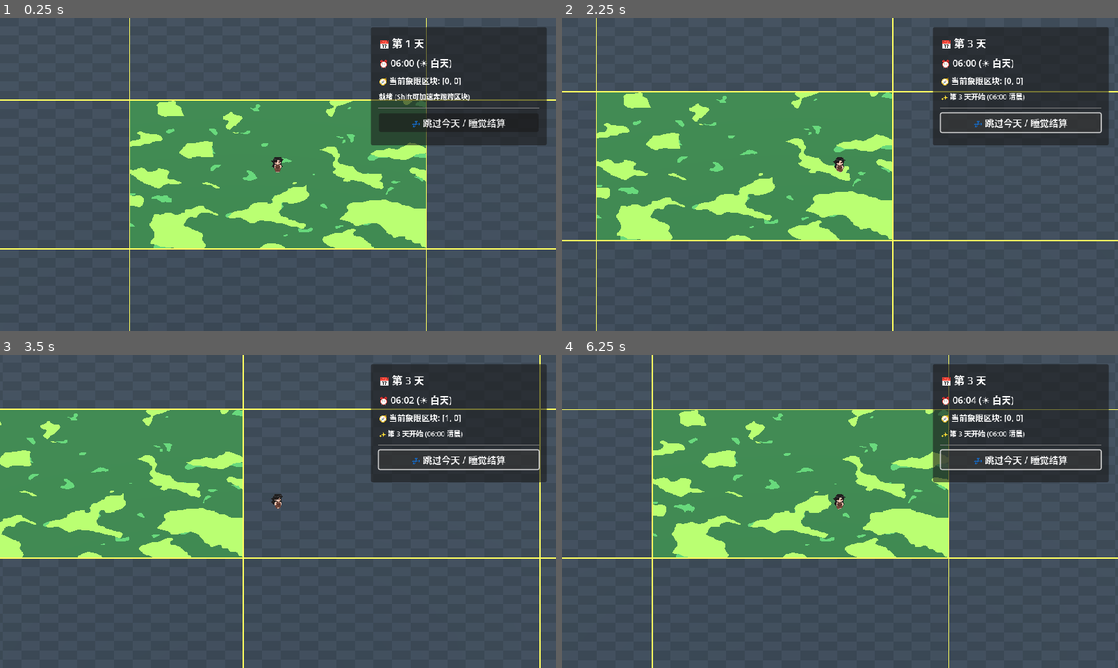
Above: before the commit, frames 1-4 (two rows, left to right).
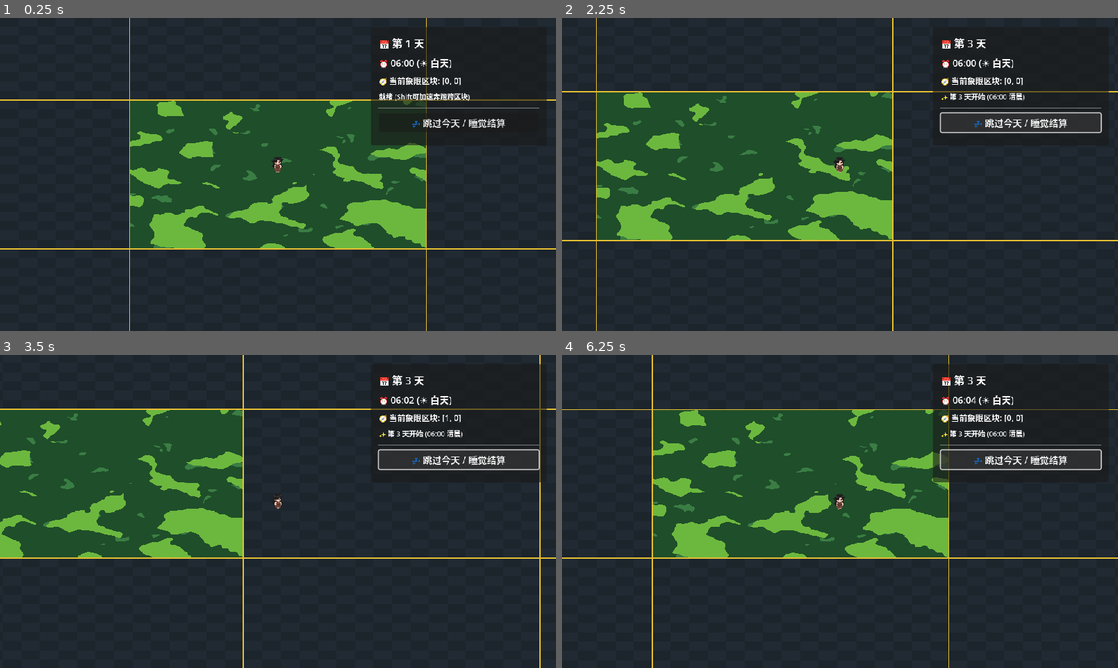
Above: after the commit, the same moments.

Repository: Luo-Mio/Luv002
Game: Godot game, scene res://scenes/main.tscn
The game is run twice, just before and just after one commit, with the same random seed, the same clock (stepped at 60 frames per second) and the same inputs.
Inputs:
- Up to frame 1 (0.25 s): no input
- Up to frame 2 (2.25 s): click "💤 跳过今天 / 睡觉结算" at 0.5 s; tap Enter at 1.25 s; hold Right (ui_right) 1.28-2.03 s; hold Shift 1.28-2.03 s; hold Down (ui_down) from 2.03 s (still down); tap Shift at 2.1 s
- Up to frame 3 (3.5 s): release Down (ui_down) at 2.78 s; hold Right (ui_right) from 2.78 s (still down); hold Shift from 2.78 s (still down)
- Up to frame 4 (6.25 s): release Right (ui_right) at 3.53 s; release Shift at 3.53 s; hold Up (ui_up) 3.53-4.28 s; tap Shift at 3.6, 5.1 s; hold Shift 4.28-5.03 s; hold Left (ui_left) 4.28-5.78 s; hold Down (ui_down) from 5.78 s (still down); hold Shift from 5.78 s (still down)

The runs differ from the first frame. In frame 1, 89% of the frame differs, in the area x 0-100%, y 0-100%; in frame 2, 88%; in frame 3, 88%; in frame 4, 89%.

Commit message:
fix: sync terrain_studio parameters directly to runtime and make terrain shader unshaded

Diff:
--- a/scenes/main.tscn
+++ b/scenes/main.tscn
@@ -7,7 +7,6 @@
 [ext_resource type="Script" uid="uid://wkhxdo5ex7gr" path="res://scripts/terrain/terrain_chunk_renderer.gd" id="6_a8y0u"]
 [ext_resource type="Script" uid="uid://dwurncbtr1j3j" path="res://scripts/camera_controller.gd" id="7_jkv2x"]
 [ext_resource type="PackedScene" path="res://scenes/ui/hud.tscn" id="8_jbj1t"]
-[ext_resource type="PackedScene" path="res://scenes/terrain/grass_terrain.tscn" id="9_grass"]
 
 [sub_resource type="Environment" id="Environment_dp3eg"]
 background_mode = 1
@@ -38,13 +37,10 @@
 [node name="TerrainManager" type="Node" parent="." unique_id=1377792266]
 script = ExtResource("5_trceg")
 
-[node name="TerrainChunkRenderer" type="Node3D" parent="." unique_id=627090285 node_paths=PackedStringArray("terrain_manager", "chunk_system", "grass_terrain")]
+[node name="TerrainChunkRenderer" type="Node3D" parent="." unique_id=627090285 node_paths=PackedStringArray("terrain_manager", "chunk_system")]
 script = ExtResource("6_a8y0u")
 terrain_manager = NodePath("../TerrainManager")
 chunk_system = NodePath("../ChunkSystem")
-grass_terrain = NodePath("GrassTerrain")
-
-[node name="GrassTerrain" parent="TerrainChunkRenderer" instance=ExtResource("9_grass")]
 
 [node name="IsometricCamera" type="Camera3D" parent="." unique_id=1256138220 node_paths=PackedStringArray("target")]
 script = ExtResource("7_jkv2x")
--- a/scenes/terrain/grass_terrain.tscn
+++ /dev/null
@@ -1,52 +0,0 @@
-[gd_scene format=3]
-
-[ext_resource type="Script" path="res://scripts/terrain/grass_terrain_node.gd" id="1_ma6bl"]
-
-[sub_resource type="FastNoiseLite" id="FastNoiseLite_tdfat"]
-seed = 1234
-frequency = 0.0104
-fractal_octaves = 3
-fractal_lacunarity = 2.105
-fractal_gain = -0.605
-fractal_weighted_strength = 1.0
-
-[sub_resource type="FastNoiseLite" id="FastNoiseLite_acint"]
-seed = 5678
-frequency = 0.0055
-fractal_octaves = 3
-fractal_lacunarity = -0.22
-fractal_gain = 0.55
-
-[sub_resource type="FastNoiseLite" id="FastNoiseLite_6g125"]
-seed = 5678
-frequency = 0.0134
-fractal_octaves = 2
-
-[sub_resource type="FastNoiseLite" id="FastNoiseLite_dowhy"]
-seed = 1234
-frequency = 0.0031
-fractal_octaves = 3
-fractal_lacunarity = 1.61
-
-[node name="GrassTerrain" type="Node" unique_id=1448849076]
-script = ExtResource("1_ma6bl")
-patch_zoom = 0.6
-dark_patch_threshold = 0.32
-dark_patch_noise = SubResource("FastNoiseLite_tdfat")
-light_patch_threshold = 0.64
-light_patch_noise = SubResource("FastNoiseLite_acint")
-warp_strength = 17.0
-irrational_rot = 1.29
-warp_noise = SubResource("FastNoiseLite_6g125")
-base_noise = SubResource("FastNoiseLite_dowhy")
-noise_contrast = 1.0
-noise_offset = 0.09999999999999998
-color_band_0 = Color(0.12156863, 0.21960784, 0.14117648, 1)
-color_band_1 = Color(0.18039216, 0.38039216, 0.2, 1)
-color_band_2 = Color(0.3019608, 0.5803922, 0.25882354, 1)
-color_band_3 = Color(0.52156866, 0.78039217, 0.32156864, 1)
-color_band_4 = Color(0.72156864, 0.8784314, 0.4509804, 1)
-color_band_5 = Color(0.8784314, 0.9490196, 0.6, 1)
-isoline_color = Color(0.078431375, 0.14901961, 0.09019608, 1)
-terrain_id = 1
-terrain_name = "Grass (等高线草地)"
--- a/scenes/terrain_studio.tscn
+++ b/scenes/terrain_studio.tscn
@@ -3,27 +3,6 @@
 [ext_resource type="Script" uid="uid://o6jqff34w257" path="res://scripts/terrain/terrain_studio_controller.gd" id="1_dowhy"]
 [ext_resource type="Script" uid="uid://bkjptj14qivvo" path="res://scripts/terrain/grass_terrain_node.gd" id="2_6g125"]
 [ext_resource type="Shader" uid="uid://co1vw5dao1irk" path="res://shaders/grass_contour.gdshader" id="3_tdfat"]
-[ext_resource type="PackedScene" path="res://scenes/terrain/grass_terrain.tscn" id="4_grass"]
-
-[sub_resource type="FastNoiseLite" id="FastNoiseLite_tdfat"]
-seed = 1234
-frequency = 0.0104
-fractal_octaves = 3
-fractal_lacunarity = 2.105
-fractal_gain = -0.605
-fractal_weighted_strength = 1.0
-
-[sub_resource type="FastNoiseLite" id="FastNoiseLite_acint"]
-seed = 5678
-frequency = 0.0055
-fractal_octaves = 3
-fractal_lacunarity = -0.22
-fractal_gain = 0.55
-
-[sub_resource type="FastNoiseLite" id="FastNoiseLite_6g125"]
-seed = 5678
-frequency = 0.0134
-fractal_octaves = 2
 
 [sub_resource type="FastNoiseLite" id="FastNoiseLite_dowhy"]
 seed = 1234
@@ -36,15 +15,35 @@
 noise = SubResource("FastNoiseLite_dowhy")
 seamless = true
 
+[sub_resource type="FastNoiseLite" id="FastNoiseLite_tdfat"]
+seed = 1234
+frequency = 0.0104
+fractal_octaves = 3
+fractal_lacunarity = 2.105
+fractal_gain = -0.605
+fractal_weighted_strength = 1.0
+
 [sub_resource type="NoiseTexture2D" id="NoiseTexture2D_6g125"]
 generate_mipmaps = false
 noise = SubResource("FastNoiseLite_tdfat")
 seamless = true
 
+[sub_resource type="FastNoiseLite" id="FastNoiseLite_acint"]
+seed = 5678
+frequency = 0.0055
+fractal_octaves = 3
+fractal_lacunarity = -0.22
+fractal_gain = 0.55
+
 [sub_resource type="NoiseTexture2D" id="NoiseTexture2D_tdfat"]
 generate_mipmaps = false
 noise = SubResource("FastNoiseLite_acint")
 seamless = true
+
+[sub_resource type="FastNoiseLite" id="FastNoiseLite_6g125"]
+seed = 5678
+frequency = 0.0134
+fractal_octaves = 2
 
 [sub_resource type="NoiseTexture2D" id="NoiseTexture2D_acint"]
 generate_mipmaps = false
@@ -100,7 +99,28 @@
 
 [node name="TerrainTypes" type="Node" parent="." unique_id=1023299970]
 
-[node name="GrassTerrain" parent="TerrainTypes" instance=ExtResource("4_grass")]
+[node name="GrassTerrain" type="Node" parent="TerrainTypes" unique_id=1165023469]
+script = ExtResource("2_6g125")
+patch_zoom = 0.6
+dark_patch_threshold = 0.32
+dark_patch_noise = SubResource("FastNoiseLite_tdfat")
+light_patch_threshold = 0.64
+light_patch_noise = SubResource("FastNoiseLite_acint")
+warp_strength = 17.0
+irrational_rot = 1.29
+warp_noise = SubResource("FastNoiseLite_6g125")
+base_noise = SubResource("FastNoiseLite_dowhy")
+noise_contrast = 1.0
+noise_offset = 0.09999999999999998
+color_band_0 = Color(0.12156863, 0.21960784, 0.14117648, 1)
+color_band_1 = Color(0.18039216, 0.38039216, 0.2, 1)
+color_band_2 = Color(0.3019608, 0.5803922, 0.25882354, 1)
+color_band_3 = Color(0.52156866, 0.78039217, 0.32156864, 1)
+color_band_4 = Color(0.72156864, 0.8784314, 0.4509804, 1)
+color_band_5 = Color(0.8784314, 0.9490196, 0.6, 1)
+isoline_color = Color(0.078431375, 0.14901961, 0.09019608, 1)
+terrain_id = 1
+terrain_name = "Grass (等高线草地)"
 
 [node name="CenterContainer" type="CenterContainer" parent="." unique_id=811609169]
 layout_mode = 0
--- a/scripts/terrain/terrain_chunk_renderer.gd
+++ b/scripts/terrain/terrain_chunk_renderer.gd
@@ -16,13 +16,20 @@
 	if grass_terrain == null:
 		grass_terrain = get_node_or_null("GrassTerrain")
 		if grass_terrain == null:
-			var grass_scn = load("res://scenes/terrain/grass_terrain.tscn")
-			if grass_scn != null:
-				grass_terrain = grass_scn.instantiate()
-				add_child(grass_terrain)
-			else:
-				grass_terrain = GrassTerrainNode.new()
-				add_child(grass_terrain)
+			# 直接从 terrain_studio.tscn 读取用户在工作室中调参保存的真实地皮配置！
+			var studio_scn = load("res://scenes/terrain_studio.tscn")
+			if studio_scn != null:
+				var studio_inst = studio_scn.instantiate()
+				var gt = studio_inst.get_node_or_null("TerrainTypes/GrassTerrain")
+				if gt != null:
+					studio_inst.get_node("TerrainTypes").remove_child(gt)
+					gt.owner = null
+					grass_terrain = gt
+					add_child(grass_terrain)
+					studio_inst.queue_free()
+		if grass_terrain == null:
+			grass_terrain = GrassTerrainNode.new()
+			add_child(grass_terrain)
 
 	if grass_terrain != null:
 		grass_terrain.properties_changed.connect(_on_grass_properties_changed)
--- a/shaders/terrain_chunk_view.gdshader
+++ b/shaders/terrain_chunk_view.gdshader
@@ -1,11 +1,11 @@
 shader_type spatial;
-render_mode cull_disabled;
+render_mode cull_disabled, unshaded;
 
 // =========================================================
-// 方案 B 核心: 提前烘焙的 512x512 静态像素艺术底片贴图 (像广告牌一样贴在地面上)
-// 运行时零噪声计算，100% 纯正硬切像素色块，绝对稳固无抖动
+// 方案 B 核心: 提前烘焙的 512x256 静态像素艺术底片贴图 (像广告牌一样贴在地面上)
+// 100% 纯正硬切像素色块，unshaded 保证与 terrain_studio 预览调色 100% 完全一致
 // =========================================================
-uniform sampler2D baked_chunk_texture : filter_nearest;
+uniform sampler2D baked_chunk_texture : filter_nearest, source_color;
 uniform bool use_baked_texture = true;
 
 // 兼容备用通道
